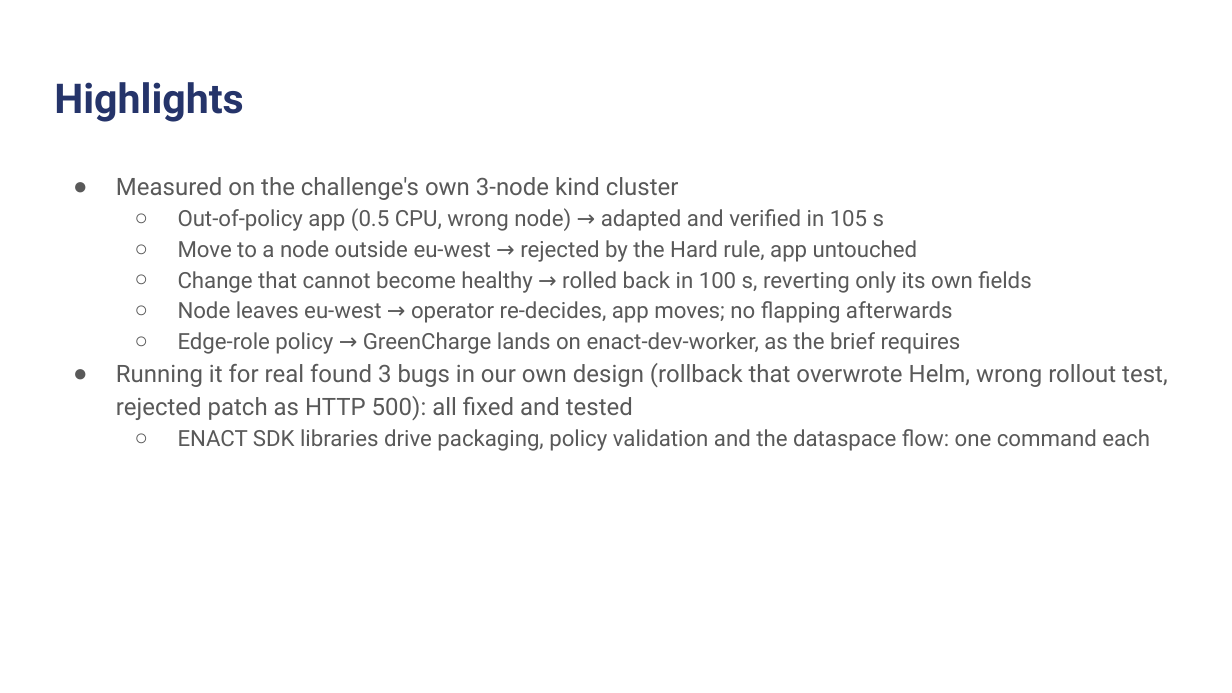
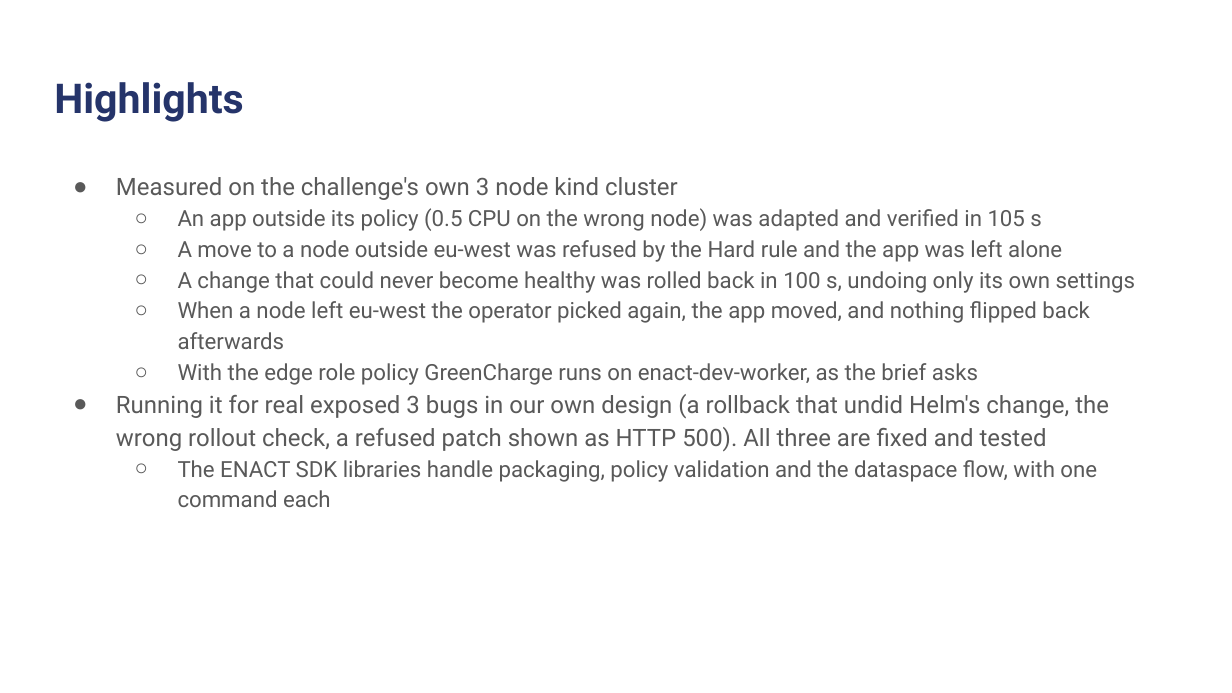
Before and after one commit to IamHarrie-Labs/greencharge-autopilot, a slide deck: slide 4 of docs/submission/GreenCharge-Autopilot-VelesHack.pptx. Drawn at 1232x693 pixels with LibreOffice and Linux fonts; fonts in the diff are those of the drawing; background and template pictures are left out. Boxes give left, top, right and bottom in pixels: in the first picture for what was removed or moved away, otherwise in the second. Text is boxed around its words. In the diff, an @@ line names an element or a change of style, - is before the commit and + after.

Commit message:
Plainer wording in docs and slides, no colons or dashes in prose

```diff
--- a/docs/submission/GreenCharge-Autopilot-VelesHack.pptx
+++ b/docs/submission/GreenCharge-Autopilot-VelesHack.pptx
@@ text at (x1=116, y1=177, x2=1135, y2=507): text changed @@
-● Measured on the challenge's own 3-node kind cluster
-  ○ Out-of-policy app (0.5 CPU, wrong node) → adapted and verified in 105 s
-  ○ Move to a node outside eu-west → rejected by the Hard rule, app untouched
-  ○ Change that cannot become healthy → rolled back in 100 s, reverting only its own fields
-  ○ Node leaves eu-west → operator re-decides, app moves; no flapping afterwards
-  ○ Edge-role policy → GreenCharge lands on enact-dev-worker, as the brief requires
-● Running it for real found 3 bugs in our own design (rollback that overwrote Helm, wrong rollout test, rejected patch as HTTP 500): all fixed and tested
-  ○ ENACT SDK libraries drive packaging, policy validation and the dataspace flow: one command each
+● Measured on the challenge's own 3 node kind cluster
+  ○ An app outside its policy (0.5 CPU on the wrong node) was adapted and verified in 105 s
+  ○ A move to a node outside eu-west was refused by the Hard rule and the app was left alone
+  ○ A change that could never become healthy was rolled back in 100 s, undoing only its own settings
+  ○ When a node left eu-west the operator picked again, the app moved, and nothing flipped back afterwards
+  ○ With the edge role policy GreenCharge runs on enact-dev-worker, as the brief asks
+● Running it for real exposed 3 bugs in our own design (a rollback that undid Helm's change, the wrong rollout check, a refused patch shown as HTTP 500). All three are fixed and tested
+  ○ The ENACT SDK libraries handle packaging, policy validation and the dataspace flow, with one command each
```
Also in this commit, not shown: 3 other slides changed, 16 other files.
